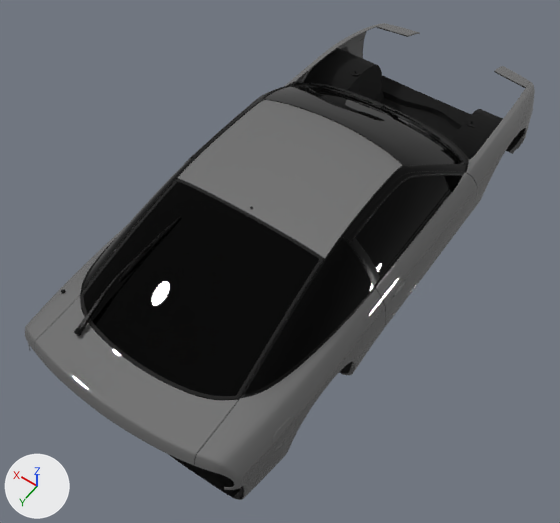
Renders of the glTF model content/cars/nissan_rs13/chassis.glb from each side of a commit.
Rendered twice from a 50 mm camera at (-1.9, 3.21, 4.41) aimed at (0.01, 0.54, 0.22). Lighting does not change. The marker at lower left points along +X, +Y and +Z. Where no turn or scale is listed for an object, it has been applied to the vertices.

Objects in the first picture: 'body', 'plastic', 'roof', 'rubber', 'undercarriage', 'windows', 'wipers'.
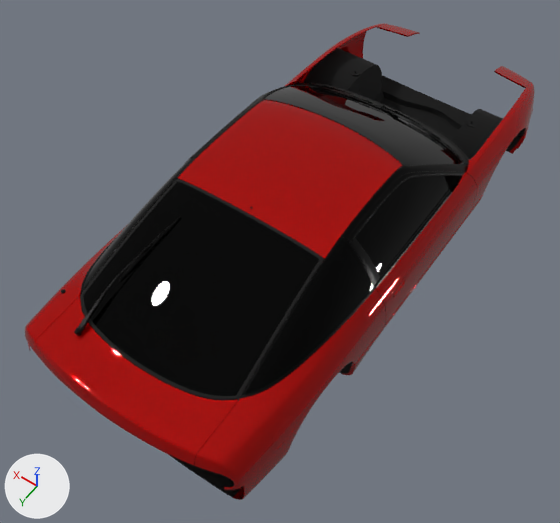
Boxes [x1, y1, x2, y2] around the edits, measured in the pictures (560 x 523 px):
'body', surface changed (grey to red): [25, 23, 535, 500] in both
'roof', surface changed (grey to red): [178, 100, 402, 258] in both

The change, as a list of edits to the scene's bpy script:
```text
Change mat_paint:
    where n2 = _N.new('ShaderNodeMix'); n2.name = 'Mix'
    n2.inputs[7].default_value: (0.256, 0.256, 0.256, 1.0) -> (0.5, 0.0, 0.0, 1.0)  # 'B', grey #8a8a8a -> 'B', red #bc0000
```
